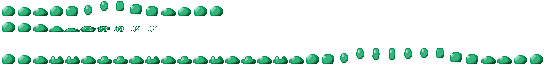
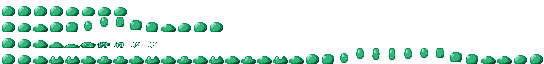
Layered file, before and after one edit (544 × 64). Changes by layer:
painted on "SlimeAlive.png" over [left=2, top=1, right=223, bottom=48]
